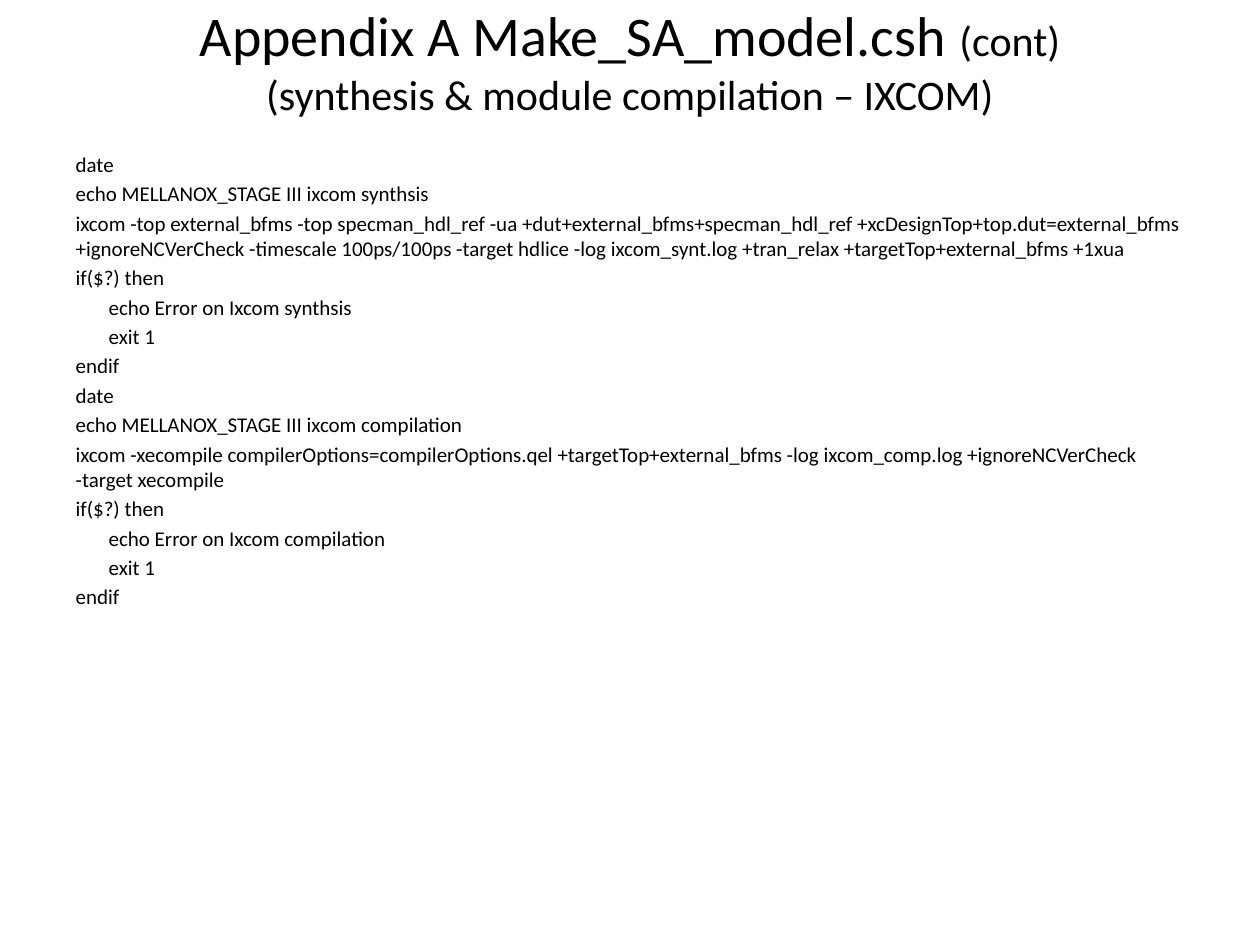
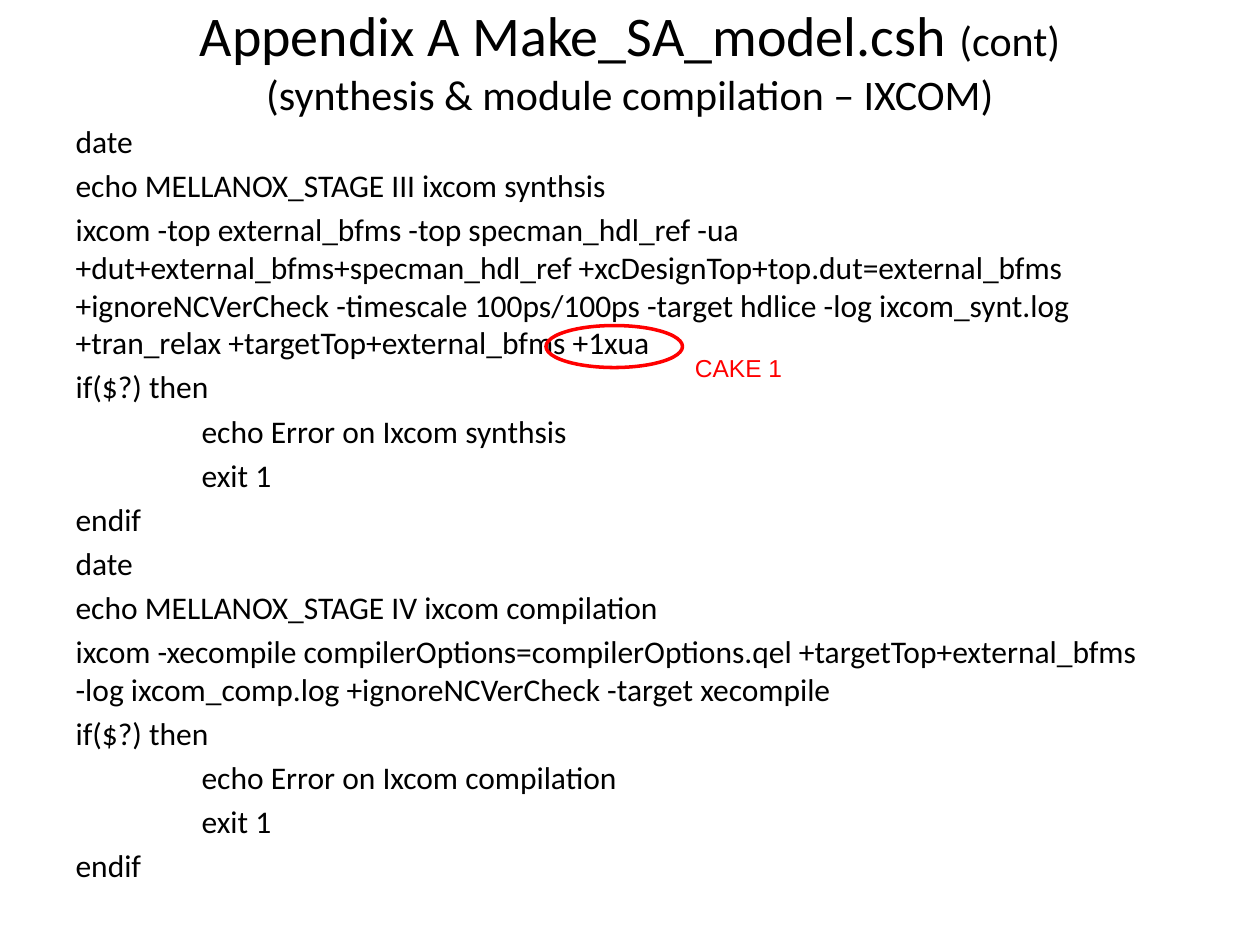
Before and after one commit to zahike/Palladium, a slide deck: slide 21 of Simulation Acceleration tutoria.pptx (slide 19 before the commit). Drawn at 1260x945 pixels with LibreOffice and Linux fonts; fonts in the diff are those of the drawing. Boxes give left, top, right and bottom in pixels: in the first picture for what was removed or moved away, otherwise in the second. Text is boxed around its words. In the diff, an @@ line names an element or a change of style, - is before the commit and + after.

```diff
--- a/Simulation Acceleration tutoria.pptx
+++ b/Simulation Acceleration tutoria.pptx
@@ text at (x1=76, y1=131, x2=1136, y2=878): size 12 to 18 pt; more space between paragraphs @@
@@ ellipse added at (x1=546, y1=325, x2=682, y2=367), outline #FF0000 2 pt @@
@@ text added at (x1=695, y1=360, x2=782, y2=378), 14 pt, text #FF0000 @@
+CAKE 1
@@ text at (x1=76, y1=597, x2=657, y2=624): text changed; size 12 to 18 pt @@
-echo MELLANOX_STAGE III ixcom compilation
+echo MELLANOX_STAGE IV ixcom compilation
```
Also in this commit, not shown: 6 other slides changed, 2 slides added, 1 other file.
